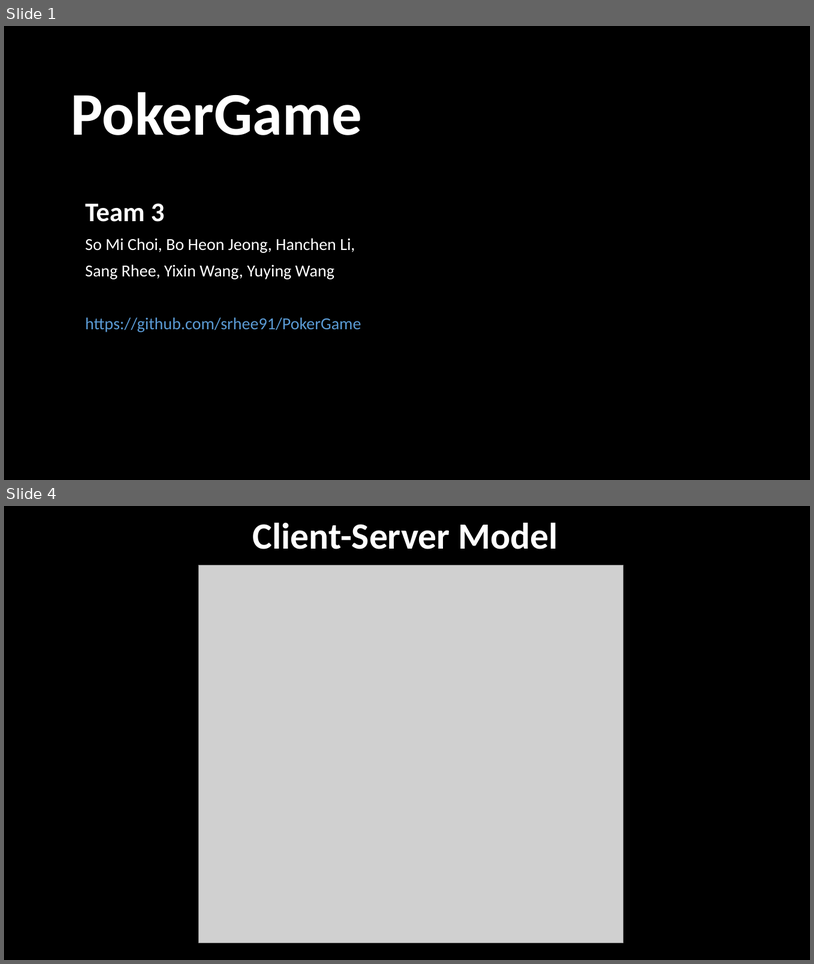
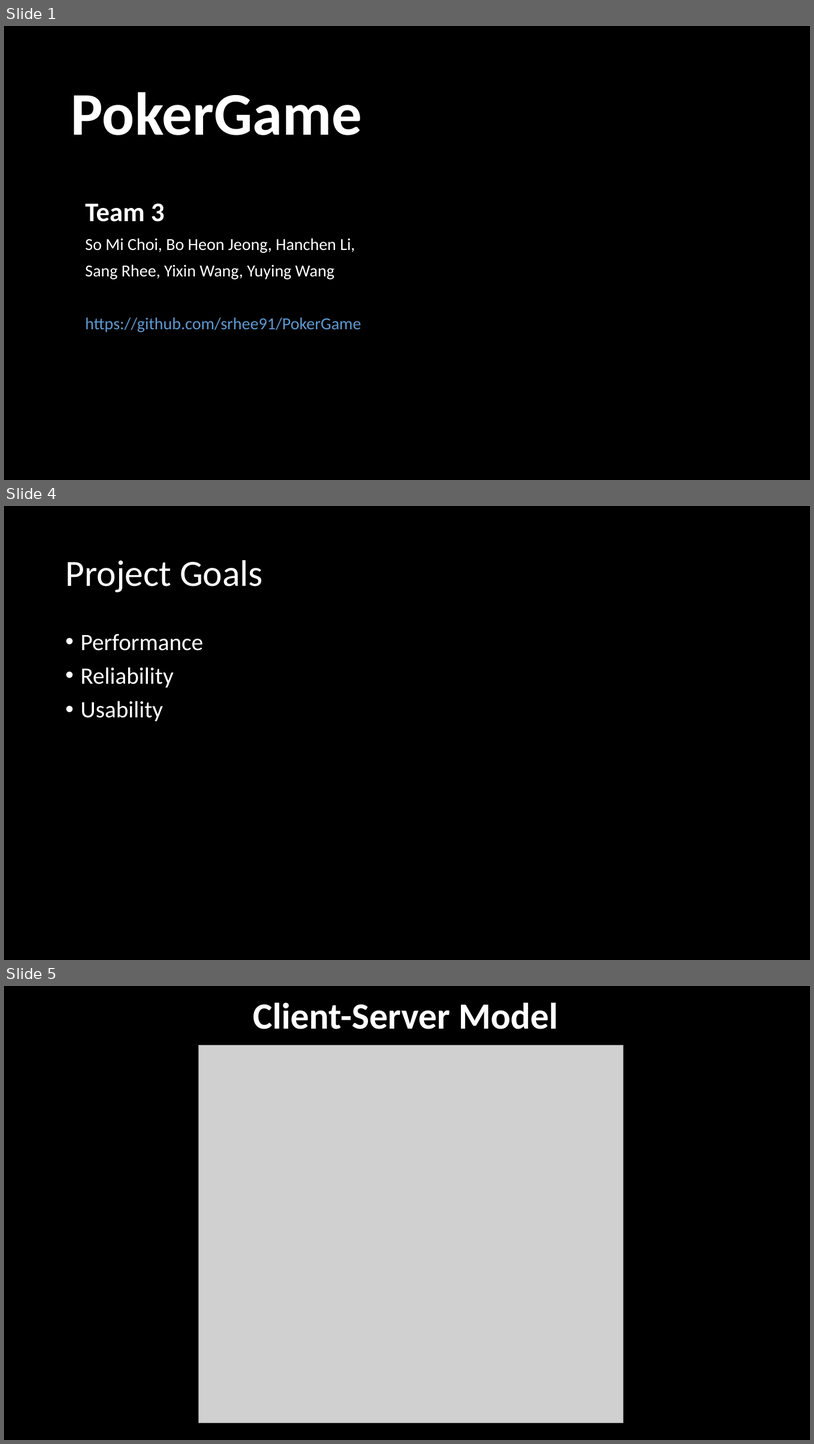
Before and after one commit to srhee91/PokerGame, a slide deck: 09. Sprint3 Final Presentation/FinalPresentation.pptx. Shown one above the other, each under a label of ours: slides 1 and 4 before the commit, slides 1, 4 and 5 after it; the slides between them are not shown. The pictures are 814x964 and 814x1444 pixels, drawn with LibreOffice and Linux fonts; fonts in the diff are those of the drawing; grey boxes stand for pictures; background and template pictures are left out. Boxes give left, top, right and bottom in pixels: in the first picture for what was removed or moved away, otherwise in the second. Text is boxed around its words. In the diff, an @@ line names an element or a change of style, - is before the commit and + after.

```diff
--- a/09. Sprint3 Final Presentation/FinalPresentation.pptx
+++ b/09. Sprint3 Final Presentation/FinalPresentation.pptx
@@ slide 4 added at [4,506,810,960], background picture (left out) @@
@@ title added at [65,560,263,592], 44 pt, text #FFFFFF @@
+Project Goals
@@ text added at [81,634,204,721], 28 pt, text #FFFFFF @@
+• Performance
+• Reliability
+• Usability
@@ what was slide 4 is now slide 5 @@
```
Also in this commit, not shown: 2 other slides added, 2 slides removed.
